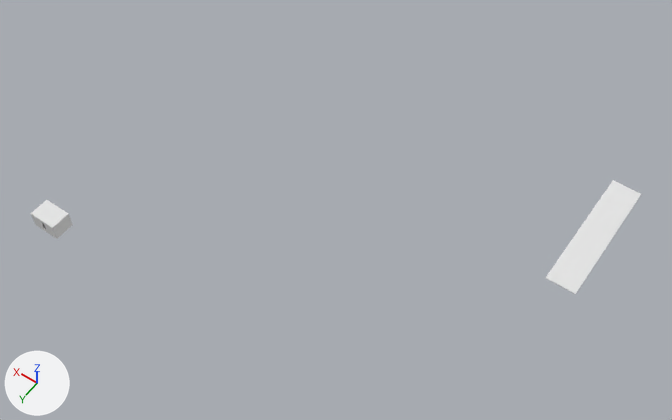
One commit to the Blender file Assets/models/cave/room02/room02a_navigation_center.blend: the scene before it, then after it.
The view is the same before and after, from a 50 mm camera at (-166.4, 88.1, 219.7) aimed at (-67.1, -51.0, 1.2). Lighting does not change. The marker at lower left points along +X, +Y and +Z.

The scene before the commit, as lines of its bpy script (objects in view):
```python
me_cube = bpy.data.meshes.new('Cube')
me_cube.from_pydata(...)  # 92 vertices, 81 faces; spans x -4.57..4.57, y -3.16..3.28, z -2.74..2.74
me_cube.materials.append(mat_metalbare0104_1x1)  # its picture is missing
me_cube_015 = bpy.data.meshes.new('Cube.015')
me_cube_015.from_pydata([(-4.6, -21.5, -2.6), (-4.6, -21.5, -2.4), (-4.6, 21.5, -2.6), (-4.6, 21.5, -2.4), (4.6, -21.5, -2.6), (4.6, -21.5, -2.4), (4.6, 21.5, -2.6), (4.6, 21.5, -2.4)], [], [(1, 3, 2, 0), (7, 5, 4, 6), (5, 1, 0, 4), (0, 2, 6, 4), (5, 7, 3, 1)])
me_cube_015.materials.append(mat_metalbare0104_1x1)  # its picture is missing
ob_exterior = bpy.data.objects.new('exterior', me_cube)
ob_exterior.location = (0.0, 0.0, 0.0)
ob_navigation_center_catwalk = bpy.data.objects.new('navigation_center_catwalk', me_cube_015)
ob_navigation_center_catwalk.location = (-134.4, -83.9, 8.1)
_m = ob_navigation_center_catwalk.modifiers.new('Mirror', 'MIRROR')
_m.use_axis = (False, False, False)
```
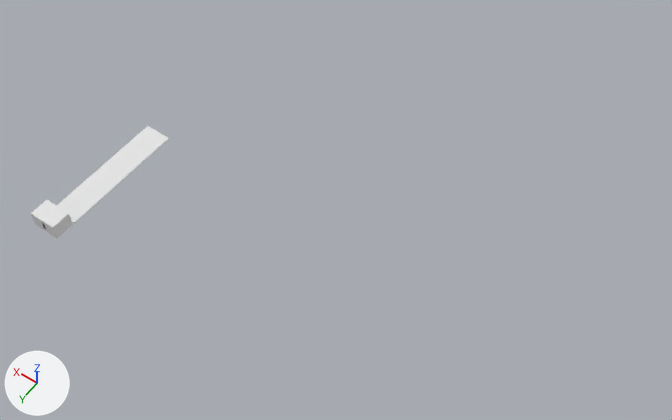
Diff of the bpy script that builds the scene:
```diff
--- a/Assets/models/cave/room02/room02a_navigation_center.blend.py
+++ b/Assets/models/cave/room02/room02a_navigation_center.blend.py
@@ ob_navigation_center_catwalk @@
 ob_navigation_center_catwalk = bpy.data.objects.new('navigation_center_catwalk', me_cube_015)
-ob_navigation_center_catwalk.location = (-134.4, -83.9, 8.1)
+ob_navigation_center_catwalk.location = (0.0, -24.6, -0.1)
 _m = ob_navigation_center_catwalk.modifiers.new('Mirror', 'MIRROR')
```

What differs and where, as boxes [x1, y1, x2, y2] in the pictures (672 x 420 px):
'navigation_center_catwalk', moved
    before: [546, 180, 641, 294]
    after: [56, 126, 169, 224]
